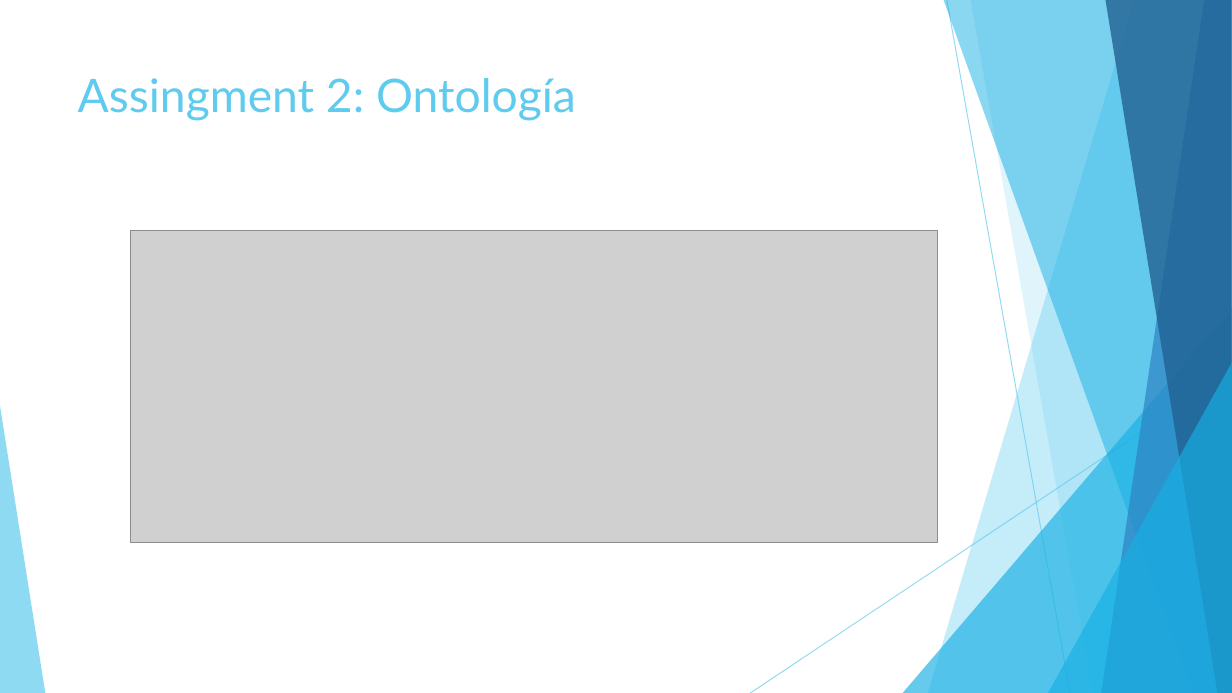
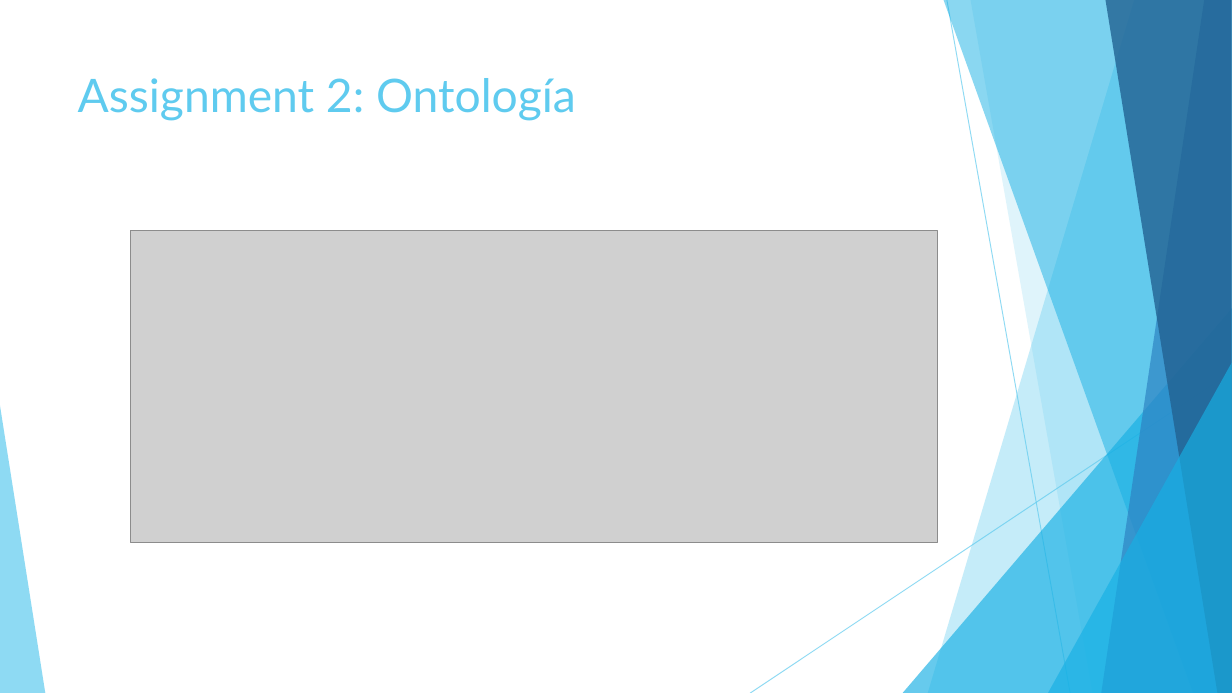
Before and after one commit to FacultadInformatica-LinkedData/Curso2017-2018, a slide deck: slide 3 of HandsOn/Group05/Web semántica G05.pptx. Drawn at 1232x693 pixels with LibreOffice and Linux fonts; fonts in the diff are those of the drawing; grey boxes stand for pictures. Boxes give left, top, right and bottom in pixels: in the first picture for what was removed or moved away, otherwise in the second. Text is boxed around its words. In the diff, an @@ line names an element or a change of style, - is before the commit and + after.

```diff
--- a/HandsOn/Group05/Web semántica G05.pptx
+++ b/HandsOn/Group05/Web semántica G05.pptx
@@ title at [78,78,576,121]: text changed @@
-Assingment 2: Ontología
+Assignment 2: Ontología
```
Also in this commit, not shown: 4 other slides changed.
